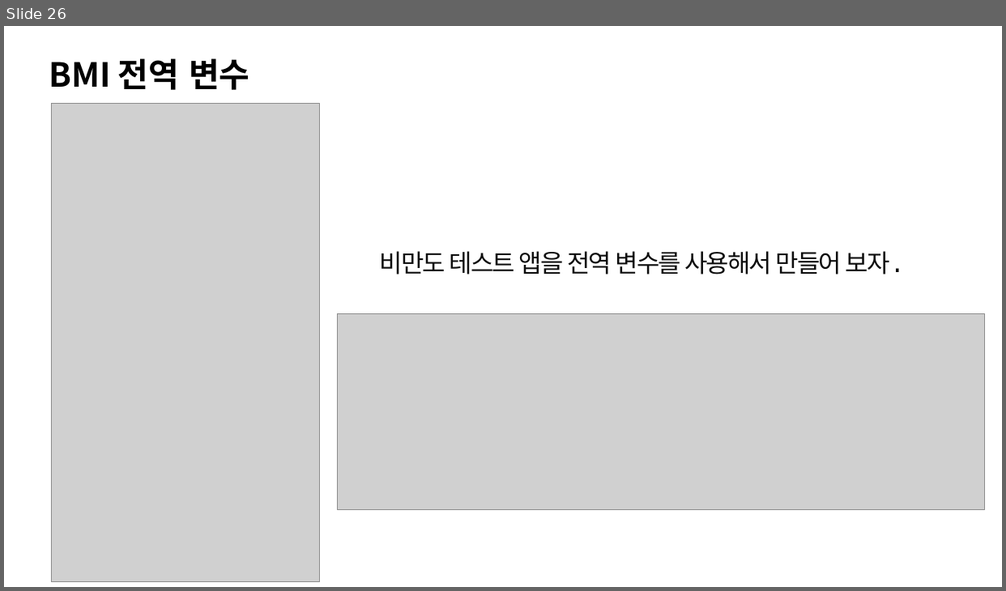
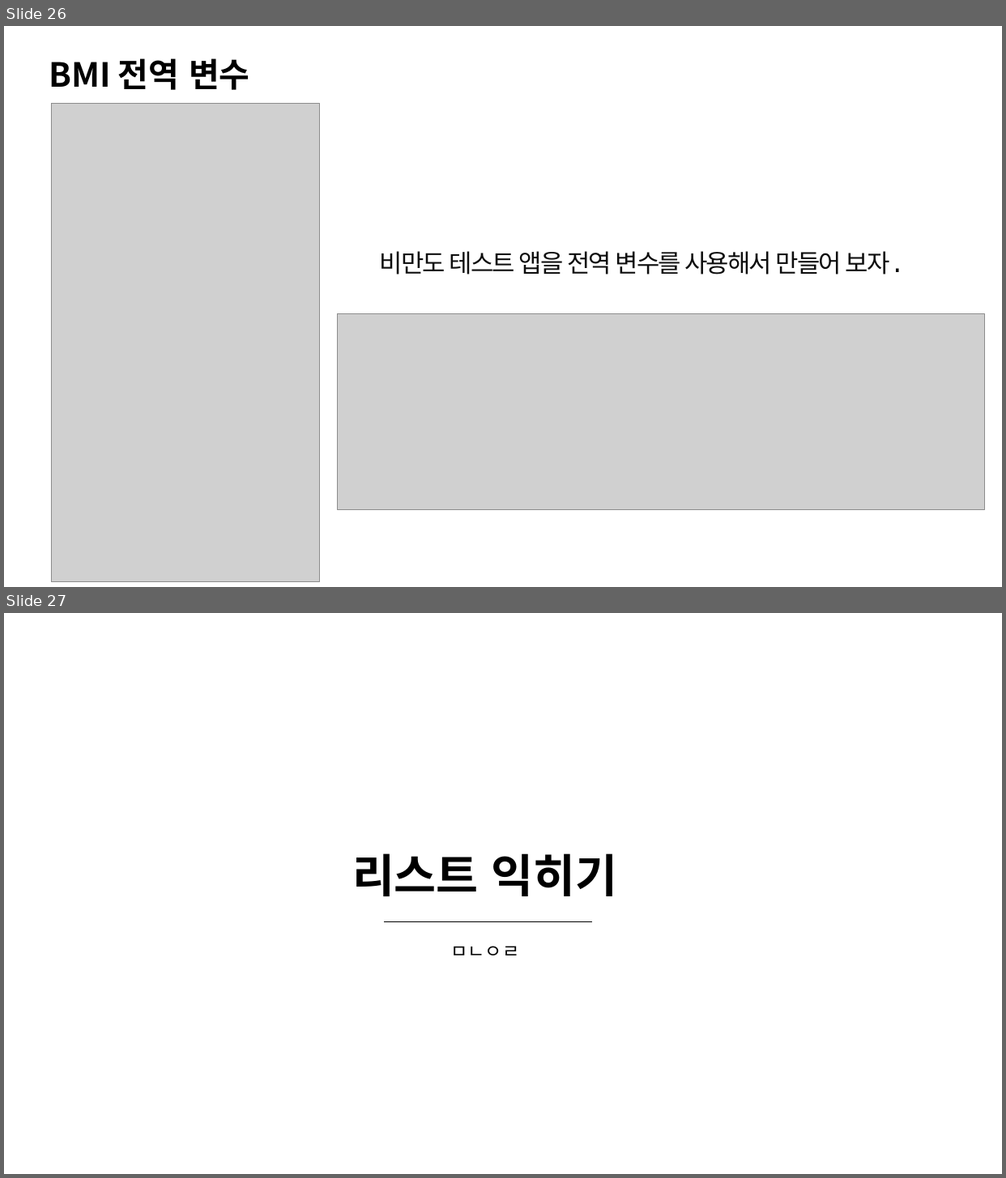
Before and after one commit to sky7th/Kodular, a slide deck: Kodular 기초.pptx. Shown one above the other, each under a label of ours: slide 26 before the commit, slides 26 and 27 after it. The pictures are 1006x591 and 1006x1178 pixels, drawn with LibreOffice and Linux fonts; fonts in the diff are those of the drawing; grey boxes stand for pictures. Boxes give left, top, right and bottom in pixels: in the first picture for what was removed or moved away, otherwise in the second. Text is boxed around its words. In the diff, an @@ line names an element or a change of style, - is before the commit and + after.

```diff
--- a/Kodular 기초.pptx
+++ b/Kodular 기초.pptx
@@ slide 27 added at (4,613,1002,1174), background #FFFFFF @@
@@ text added at (352,854,618,897), 44 pt, text #000000, bold @@
+리스트 익히기
@@ line added from (384, 922) to (592, 922), #000000 0.5 pt @@
@@ text added at (450,946,519,956), 18 pt, text #000000 @@
+ㅁㄴㅇㄹ
```
Also in this commit, not shown: 20 other slides added, 6 other files.
